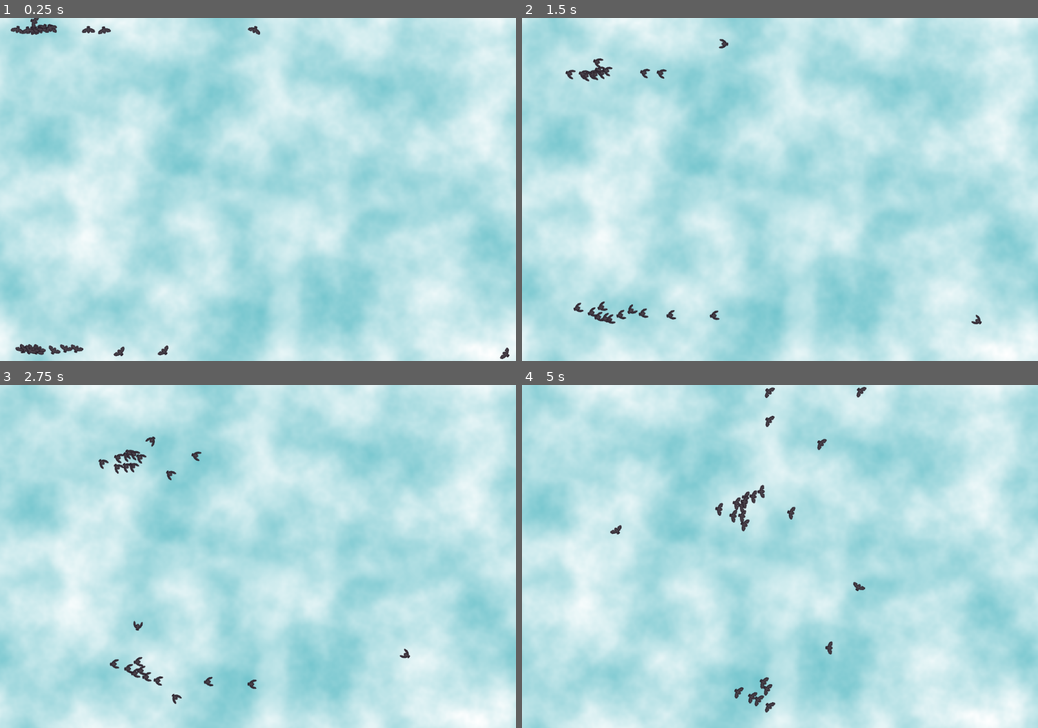
Above: before the commit, frames 1-4 (two rows, left to right).
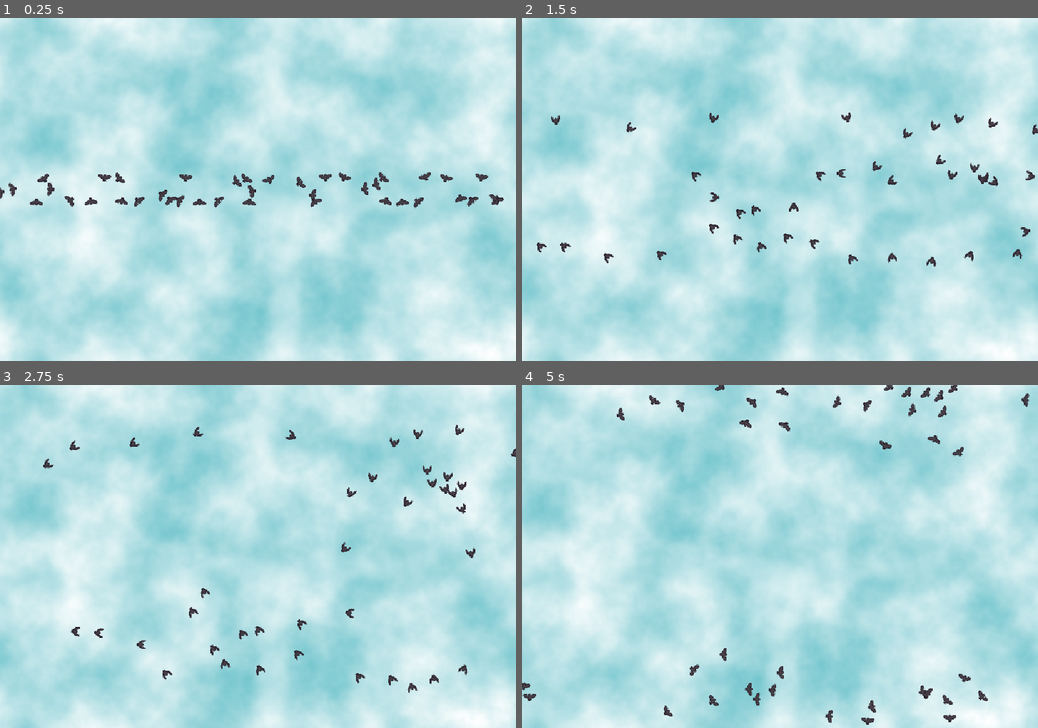
Above: after the commit, the same moments.

Repository: alex-semler/godot-boid-experiment
Game: Godot game, scene res://scenes/world.tscn
Two runs of this game, one before a commit and one after it. Both use one fixed random seed, a clock stepped at 60 frames per second and the inputs below.
Inputs:
- Up to frame 1 (0.25 s): no input
- Up to frame 2 (1.5 s): no input
- Up to frame 3 (2.75 s): no input
- Up to frame 4 (5 s): no input

The runs differ from the first frame. In frame 1, 2.0% of the frame differs, in the area x 0-99%, y 0-100%; in frame 2, 1.9%; in frame 3, 1.9%; in frame 4, 2.2%.

Commit message:
improve spacing during flock spawning

Diff:
--- a/project.godot
+++ b/project.godot
@@ -19,6 +19,9 @@
 
 window/size/viewport_width=1080
 window/size/viewport_height=720
+window/size/initial_position_type=3
+window/stretch/mode="canvas_items"
+window/stretch/aspect="expand"
 
 [physics]
 
--- a/scripts/flock.gd
+++ b/scripts/flock.gd
@@ -9,7 +9,10 @@
 	var viewport_size: Vector2 = get_viewport_rect().size
 	for i in range(settings.flock_size):
 		var boid: Boid = BoidScene.instantiate()
-		boid.position = Vector2(viewport_size.x / i, viewport_size.y)
+		boid.position = Vector2(
+			viewport_size.x * (i + 1) / (settings.flock_size + 1),
+			viewport_size.y / 2
+		)
 		add_child(boid)
 
 func _process(delta: float) -> void:
--- a/settings.tres
+++ b/settings.tres
@@ -4,10 +4,11 @@
 
 [resource]
 script = ExtResource("1_krfic")
-flock_size = 25
-initial_speed = Vector2(10, 20)
-fov_angle = 278
-separation_weight = 0.7
-cohesion_weight = 0.4
+flock_size = 40
+initial_speed = Vector2(100, 150)
+fov_angle = 270
+separation_weight = 0.8
+alignment_weight = 0.6
+cohesion_weight = 0.75
 fov_opacity = 0
 metadata/_custom_type_script = "uid://vb7ni6utx3m5"
